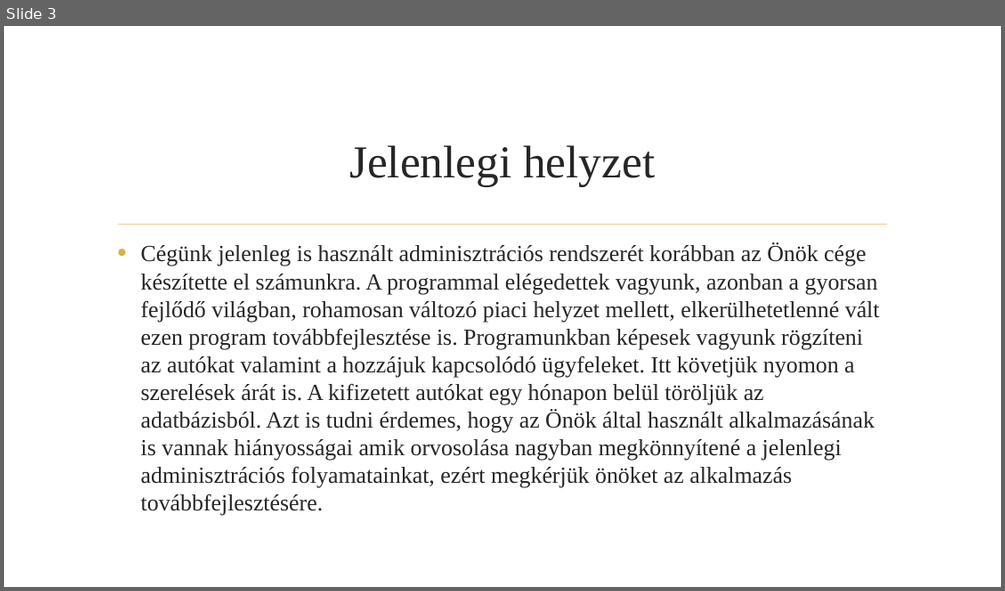
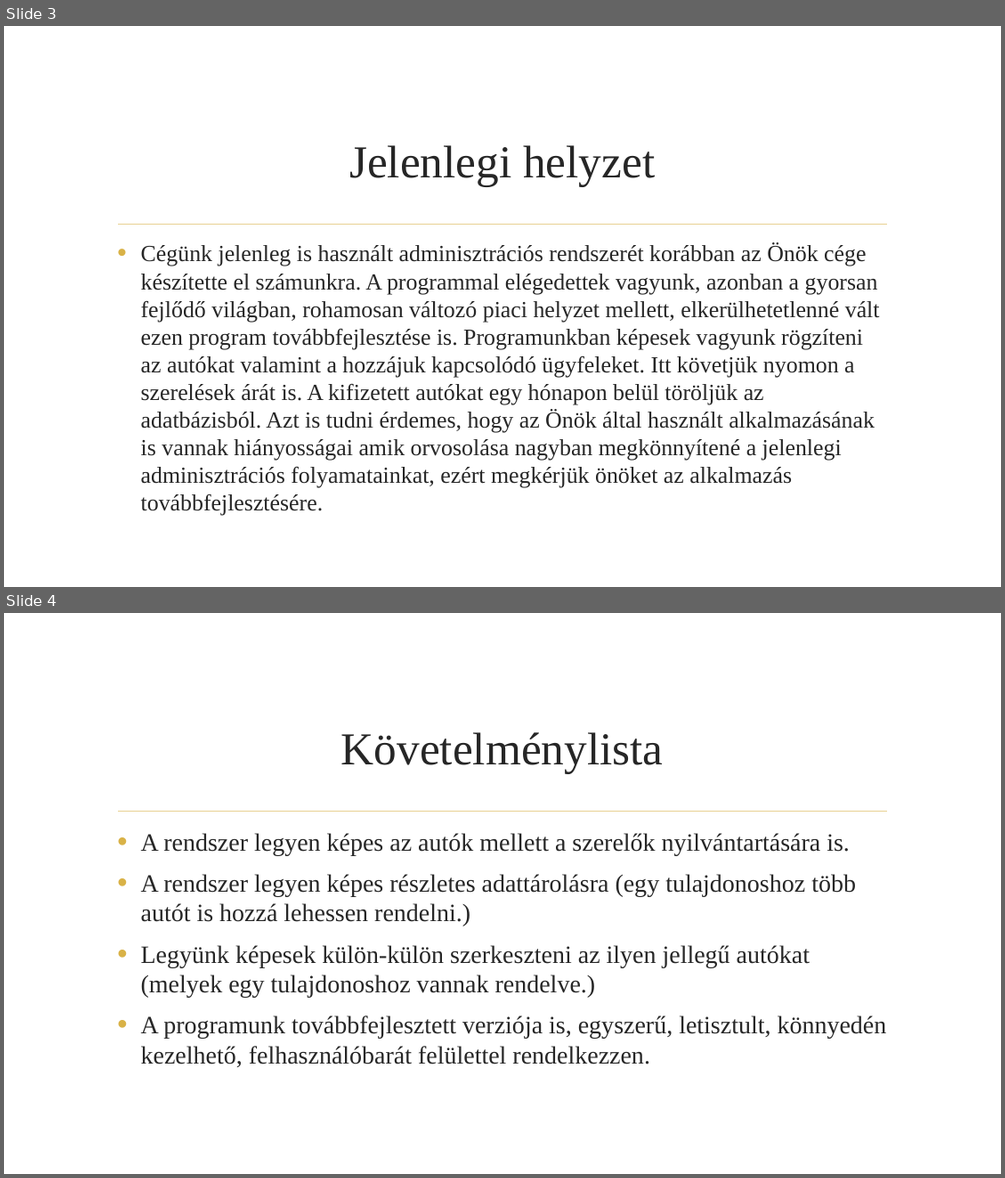
Before and after one commit to BenyBalazs/NagyProjekt, a slide deck: Autószerelő alkalmazás.pptx. Shown one above the other, each under a label of ours: slide 3 before the commit, slides 3 and 4 after it. The pictures are 1005x591 and 1005x1178 pixels, drawn with LibreOffice and Linux fonts; fonts in the diff are those of the drawing; background and template pictures are left out. Boxes give left, top, right and bottom in pixels: in the first picture for what was removed or moved away, otherwise in the second. Text is boxed around its words. In the diff, an @@ line names an element or a change of style, - is before the commit and + after.

```diff
--- a/Autószerelő alkalmazás.pptx
+++ b/Autószerelő alkalmazás.pptx
@@ slide 4 added at (4, 613, 1001, 1174), background picture (left out); not listed: 1 template element that a slide beside it also shows @@
@@ title added at (341, 732, 663, 774), 44 pt, text #262626 @@
+Követelménylista
@@ text added at (141, 833, 887, 1067), 24 pt, text #262626 @@
+• A rendszer legyen képes az autók mellett a szerelők nyilvántartására is.
+• A rendszer legyen képes részletes adattárolásra (egy tulajdonoshoz több autót is hozzá lehessen rendelni.)
+• Legyünk képesek külön-külön szerkeszteni az ilyen jellegű autókat (melyek egy tulajdonoshoz vannak rendelve.)
+• A programunk továbbfejlesztett verziója is, egyszerű, letisztult, könnyedén kezelhető, felhasználóbarát felülettel rendelkezzen.
```
Also in this commit, not shown: 1 slide removed.
